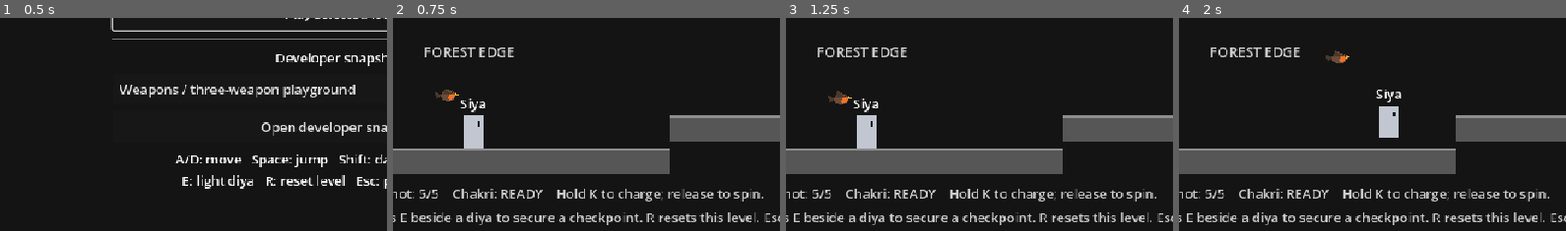
Above: before the commit, frames 1-4 (left to right).
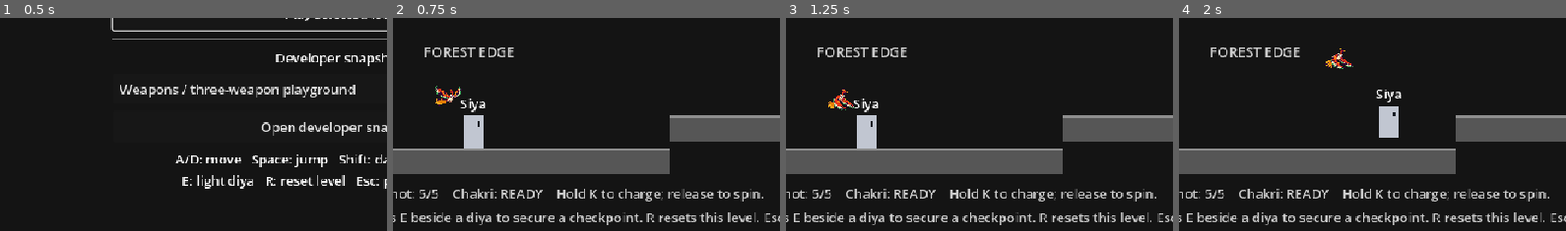
Above: after the commit, the same moments.

Repository: edwardEsmerson/siyaraj
Game: Godot game, scene res://scenes/main/playtest_menu.tscn
Two runs of this game, one before a commit and one after it. Both use one fixed random seed, a clock stepped at 60 frames per second and the inputs below.
Inputs (mouse positions are % of the whole screen's width and height, from its top left):
- Up to frame 1 (0.5 s): no input
- Up to frame 2 (0.75 s): click "Play selected level" at 0.5 s
- Up to frame 3 (1.25 s): no input
- Up to frame 4 (2 s): tap Enter (ui_accept) at 1.25 s; move the mouse to (72, 45) at 1.27 s; hold D (move_right) from 1.28 s (still down); tap J (attack) at 1.35 s; click (72, 45) at 1.42 s; tap Space (jump) at 1.52, 1.82 s
The pictures show only the part of the screen within x 5-55%, y 50-100%; the shares and areas given below are measured in that part.

Frame 1 is identical in both runs. In frame 2, 0.4% of the frame differs, in the area x 10-18%, y 31-42%; in frame 3, 0.4%; in frame 4, 0.4%, in the area x 37-46%, y 14-24%.

Commit message:
feat: give Robin his firebird sprite with fly, perch and talk animations
Jatayu-inspired firebird art from asset-builder (48 art px), wired into
Visuals/Sprite through robin_frames.tres. The talk animation plays only
while he is perched and speaking.

Co-Authored-By: Claude Opus 5.5 <noreply@anthropic.com>

Diff:
--- /dev/null
+++ b/assets/sprites/robin/robin_frames.tres
@@ -0,0 +1,47 @@
+[gd_resource type="SpriteFrames" load_steps=7 format=3]
+
+[ext_resource type="Texture2D" path="res://assets/sprites/robin/fly_01.png" id="fly_01"]
+[ext_resource type="Texture2D" path="res://assets/sprites/robin/fly_02.png" id="fly_02"]
+[ext_resource type="Texture2D" path="res://assets/sprites/robin/fly_03.png" id="fly_03"]
+[ext_resource type="Texture2D" path="res://assets/sprites/robin/fly_04.png" id="fly_04"]
+[ext_resource type="Texture2D" path="res://assets/sprites/robin/perch_01.png" id="perch_01"]
+[ext_resource type="Texture2D" path="res://assets/sprites/robin/perch_02.png" id="perch_02"]
+
+[resource]
+animations = [{
+"frames": [{
+"duration": 1.0,
+"texture": ExtResource("fly_01")
+}, {
+"duration": 1.0,
+"texture": ExtResource("fly_02")
+}, {
+"duration": 1.0,
+"texture": ExtResource("fly_03")
+}, {
+"duration": 1.0,
+"texture": ExtResource("fly_04")
+}],
+"loop": true,
+"name": &"fly",
+"speed": 10.0
+}, {
+"frames": [{
+"duration": 1.0,
+"texture": ExtResource("perch_01")
+}],
+"loop": true,
+"name": &"perch",
+"speed": 1.0
+}, {
+"frames": [{
+"duration": 1.0,
+"texture": ExtResource("perch_01")
+}, {
+"duration": 1.0,
+"texture": ExtResource("perch_02")
+}],
+"loop": true,
+"name": &"talk",
+"speed": 5.0
+}]
--- a/scenes/companions/robin.tscn
+++ b/scenes/companions/robin.tscn
@@ -1,6 +1,7 @@
-[gd_scene load_steps=3 format=3]
+[gd_scene load_steps=4 format=3]
 
 [ext_resource type="Script" path="res://scripts/companions/robin.gd" id="1_robin"]
+[ext_resource type="SpriteFrames" path="res://assets/sprites/robin/robin_frames.tres" id="2_frames"]
 
 [sub_resource type="StyleBoxFlat" id="BubbleStyle"]
 bg_color = Color(0.98, 0.95, 0.86, 0.96)
@@ -52,8 +53,10 @@
 polygon = PackedVector2Array(-6, 0, 5, 0, -4, -11)
 
 [node name="Sprite" type="AnimatedSprite2D" parent="Visuals"]
-visible = false
 scale = Vector2(0.5, 0.5)
+sprite_frames = ExtResource("2_frames")
+animation = &"fly"
+autoplay = "fly"
 
 [node name="Bubble" type="PanelContainer" parent="."]
 visible = false
--- a/scripts/companions/robin.gd
+++ b/scripts/companions/robin.gd
@@ -73,8 +73,8 @@
 func _ready() -> void:
 	add_to_group("robin")
 	bubble.visible = false
-	# Final art drops into $Visuals/Sprite as SpriteFrames with "fly" and "perch"
-	# animations (optional: "talk", "point"). Until then the polygons stand in.
+	# Art lives in $Visuals/Sprite as SpriteFrames with "fly" and "perch" animations
+	# (optional: "talk" while perched, "point"). Without frames the polygons stand in.
 	var has_art := sprite.sprite_frames != null
 	sprite.visible = has_art
 	placeholder.visible = not has_art
@@ -238,7 +238,8 @@
 		wing.scale.y = 0.35 if perched else 0.4 + absf(sin(_time * 18.0)) * 0.9
 	elif sprite.visible:
 		var animation: StringName = &"perch" if perched else &"fly"
-		if _bubble_remaining > 0.0 and sprite.sprite_frames.has_animation(&"talk"):
+		# The talk frames are drawn perched; in flight he talks with his wings.
+		if perched and _bubble_remaining > 0.0 and sprite.sprite_frames.has_animation(&"talk"):
 			animation = &"talk"
 		if mode == Mode.POINT and sprite.sprite_frames.has_animation(&"point"):
 			animation = &"point"
--- a/tests/robin_check.gd
+++ b/tests/robin_check.gd
@@ -56,7 +56,7 @@
 	await ticks(10)
 	check(get_first_node_in_group("robin") == robin, "Robin must register in the robin group")
 	check(robin.global_position.distance_to(robin._follow_spot()) < 30.0, "Robin must start beside Siya")
-	check(robin.placeholder.visible and not robin.sprite.visible, "Placeholder art shows until sprite frames exist")
+	check(robin.sprite.visible and not robin.placeholder.visible and robin.sprite.animation == &"fly", "Robin's sprite art must replace the placeholder")
 
 	# Standing still lets him perch on her head; moving sends him back into the air.
 	await ticks(roundi((robin.perch_delay + 0.8) * 60.0))
Binary file added: assets/sprites/robin/fly_01.png
Not shown, added: assets/sprites/robin/fly_01.png.import
Binary file added: assets/sprites/robin/fly_02.png
Not shown, added: assets/sprites/robin/fly_02.png.import
Binary file added: assets/sprites/robin/fly_03.png
Not shown, added: assets/sprites/robin/fly_03.png.import
Binary file added: assets/sprites/robin/fly_04.png
Not shown, added: assets/sprites/robin/fly_04.png.import
Binary file added: assets/sprites/robin/perch_01.png
Not shown, added: assets/sprites/robin/perch_01.png.import
Binary file added: assets/sprites/robin/perch_02.png
Not shown, added: assets/sprites/robin/perch_02.png.import
(and 1 more such lines)
